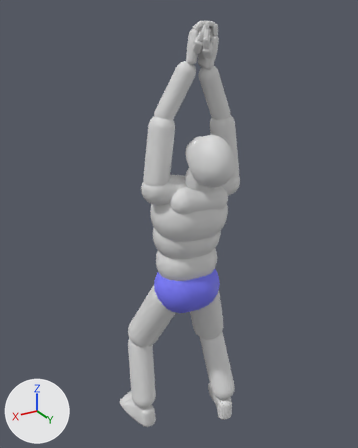
What one commit did to the FBX model ContentSources/Blender/ExportedFbx/SkeletalMesh/Als/Anim/A_Als_PistolTwoHanded_Aim.fbx.
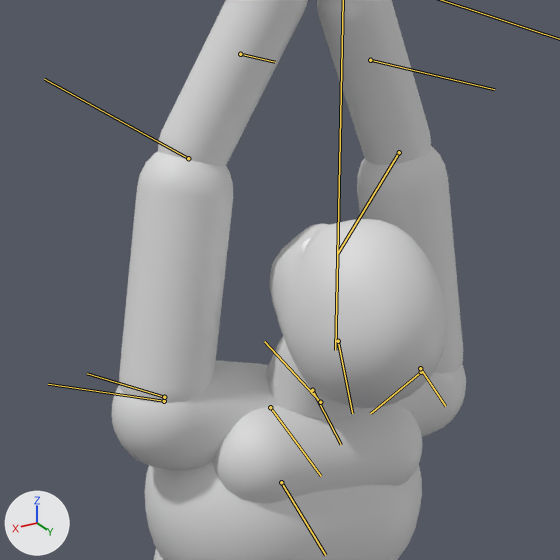
Each version is shown whole from a 50 mm camera at (1.21, 2.01, 2.23) aimed at (0.0, -0.01, 1.22), then close up on the part from 31% to 74% of the width and 16% to 51% of the height. Arrows for +X, +Y and +Z are at lower left; the lights stay in place. Both versions are drawn at frame 2 of the action 'Scene'; the numbers are the values there. The bones that bend it are drawn over the model as lines in the close-ups.

The first close-up shows 'SKM_Als'.
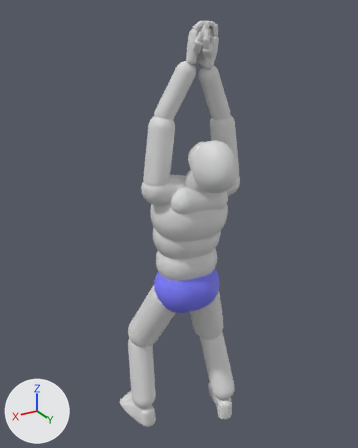
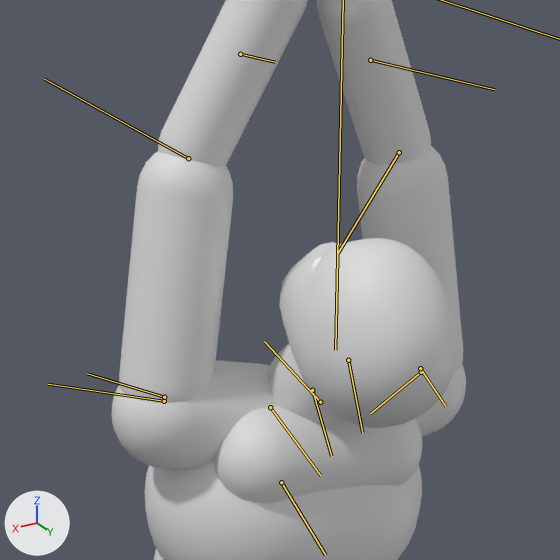
What differs and where, as boxes (x1, y1, x2, y2) in the close-ups (560 x 560 px):
'SKM_Als', posed
    both: (112, 0, 466, 560)
bone 'neck_01', root to tip
    before: (312, 390) to (341, 444)
    after: (312, 390) to (331, 456)
bone 'head', root to tip
    before: (338, 341) to (352, 413)
    after: (348, 360) to (362, 432)

The change in detail:
Bone 'neck_01' (bone_neck_01) turns from (1, -2, 28) to (-1, -5, 46) degrees about its own x, y and z.
Bone 'head' (bone_head) turns from (5, 0, 22) to (6, 2, 4) degrees about its own x, y and z.
